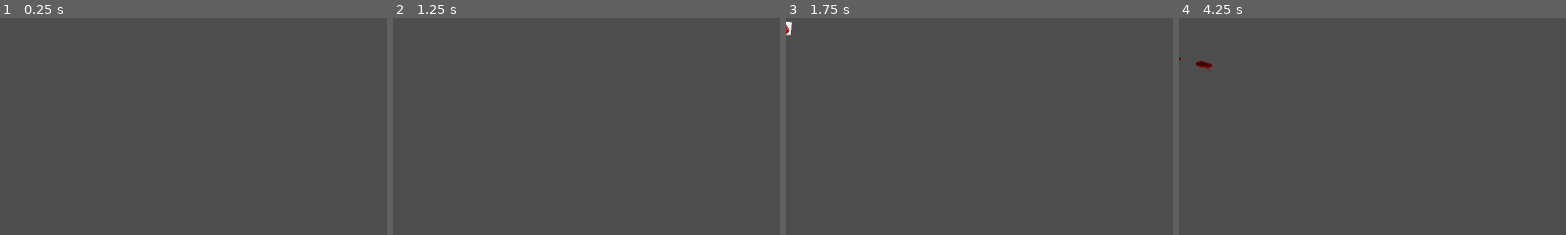
Above: before the commit, frames 1-4 (left to right).
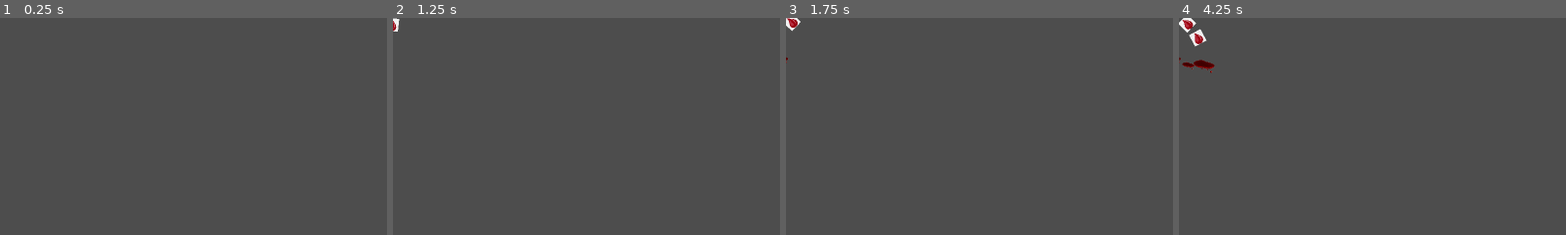
Above: after the commit, the same moments.

Repository: ldg030917/IstTechGameJam2025
Game: Godot game, scene res://BloodDrop_Spray.tscn
The game is run twice, just before and just after one commit, with the same random seed, the same clock (stepped at 60 frames per second) and the same inputs. This scene is started directly instead of the project's main scene.
Inputs:
- Up to frame 1 (0.25 s): no input
- Up to frame 2 (1.25 s): tap Enter at 0.5 s; hold Right (right) from 0.53 s (still down); tap Space (attack) at 0.6 s
- Up to frame 3 (1.75 s): tap Space (attack) at 1.25 s; release Right (right) at 1.28 s; hold Down (down) from 1.28 s (still down); tap E (devote) at 1.35 s
- Up to frame 4 (4.25 s): release Down (down) at 2.03 s; hold Right (right) 2.03-2.78 s; tap Space (attack) at 2.1, 3.6 s; hold Up (up) 2.78-3.53 s; tap E (devote) at 2.85 s; tap Enter at 3.5 s; hold Left (left) from 3.53 s (still down)
The pictures show only the part of the screen within x 0-50%, y 0-50%; the shares and areas given below are measured in that part.

Frame 1 is identical in both runs. In frame 2, less than 0.1% of the frame differs, in the area x 0-2%, y 0-7%; in frame 3, 0.2%; in frame 4, 0.6%, in the area x 0-10%, y 0-26%.

Commit message:
shader edit

Diff:
--- a/BloodDrop_Spray.tscn
+++ b/BloodDrop_Spray.tscn
@@ -7,14 +7,14 @@
 [node name="BloodDropSpray" type="Node2D"]
 script = ExtResource("1_08cmu")
 mode = 1
-amount = 2
+amount = 3
 speed_min = 150.0
 speed_max = 200.0
 base_direction_degrees = -90.0
 spread_degrees = 180.0
 blood_drop_scene = ExtResource("2_wexrk")
 max_y_death = 120.0
-time_randomness = 0.3
+time_randomness = 0.6
 
 [node name="BloodSpray" parent="." instance=ExtResource("1_cw1o5")]
 mode = 1
--- a/CameraEffect.gdshader
+++ b/CameraEffect.gdshader
@@ -1,26 +1,13 @@
 shader_type canvas_item;
 
-// 어둡게 만들 색상 (보통 검은색)
 uniform vec4 shadow_color : source_color = vec4(0.0, 0.0, 0.0, 1.0);
-
-// 원의 반지름 (0.0 ~ 1.0)
-// 이 값을 조절해서 시야를 줄이거나 늘립니다.
 uniform float radius : hint_range(0.0, 1.0) = 0.5;
-
-// 그라데이션의 부드러움 (0.01 ~ 1.0)
-// 0에 가까울수록 경계선이 날카로워집니다.
 uniform float smoothness : hint_range(0.01, 1.0) = 0.5;
 
 void fragment() {
-    // 화면 중앙(0.5, 0.5)으로부터 현재 픽셀(UV)까지의 거리를 계산
-    float dist = distance(UV, vec2(0.5));
+    // [수정됨] dist가 0.0 ~ 1.0 범위를 갖도록 0.7071로 나눠줍니다.
+    float dist = distance(UV, vec2(0.5)) / 0.7071;
 
-    // smoothstep 함수로 부드러운 그라데이션 알파(불투명도) 값을 계산
-    // dist가 radius보다 작으면 0.0 (투명)
-    // dist가 radius + smoothness보다 크면 1.0 (불투명)
-    // 그 사이는 부드럽게 보간됩니다.
     float alpha = smoothstep(radius, radius + smoothness, dist);
-
-    // 최종 색상 출력: 어둡게 만들 색상에 계산된 알파 값을 적용
     COLOR = vec4(shadow_color.rgb, alpha);
 }
